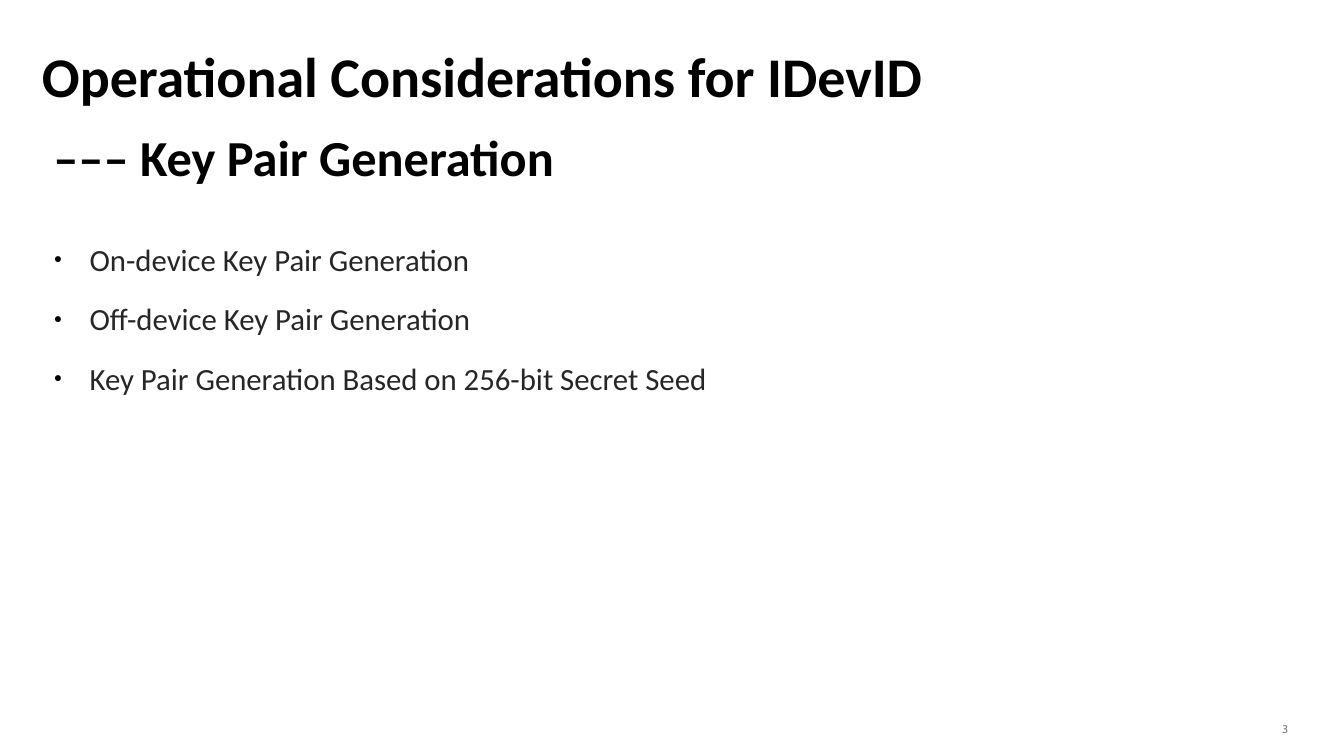
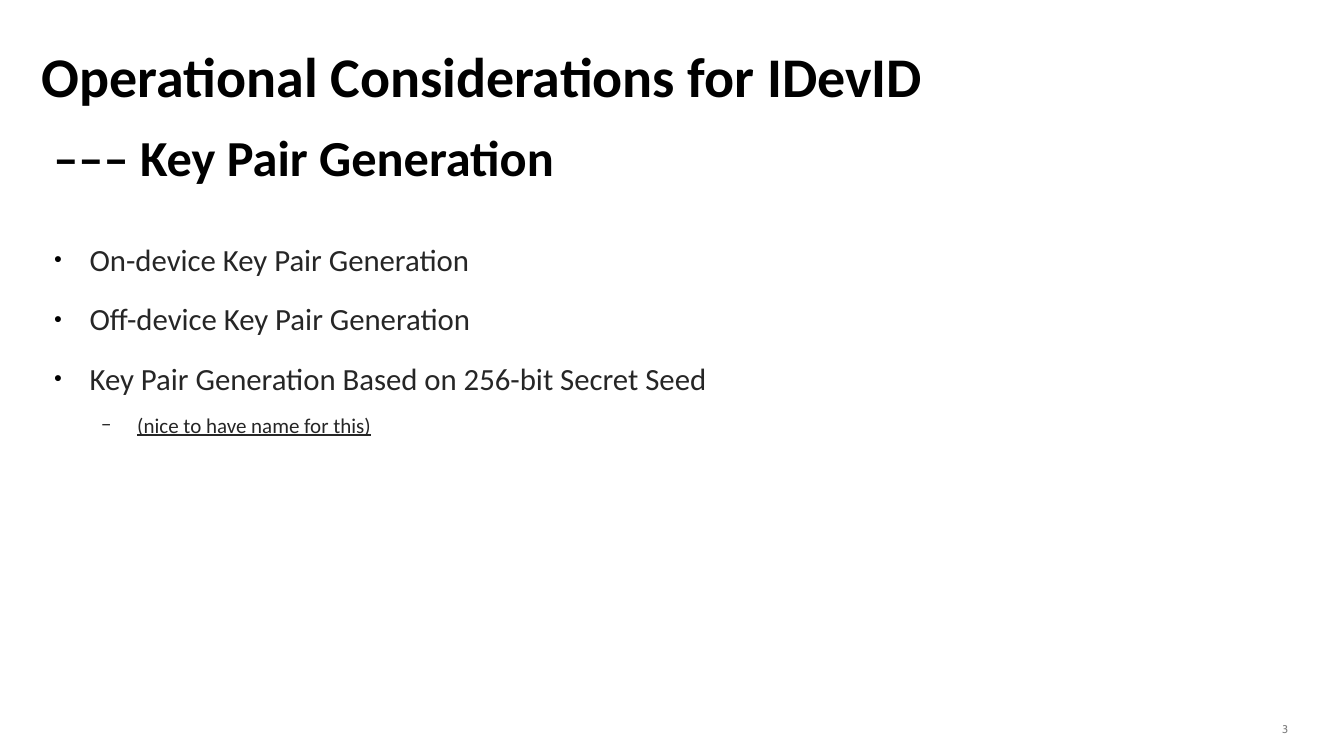
Before and after one commit to mcr/masa-operational-considerations, a slide deck: slide 3 of presentations/slides-anima-ietf107-masa-considerations.odp. Drawn at 1344x756 pixels with LibreOffice and Linux fonts; fonts in the diff are those of the drawing. Boxes give left, top, right and bottom in pixels: in the first picture for what was removed or moved away, otherwise in the second. Text is boxed around its words. In the diff, an @@ line names an element or a change of style, - is before the commit and + after.

```diff
--- a/presentations/slides-anima-ietf107-masa-considerations.odp
+++ b/presentations/slides-anima-ietf107-masa-considerations.odp
@@ text at (137,418,370,436): paragraph added @@
+  − (nice to have name for this)
```
Also in this commit, not shown: 4 other slides changed.
